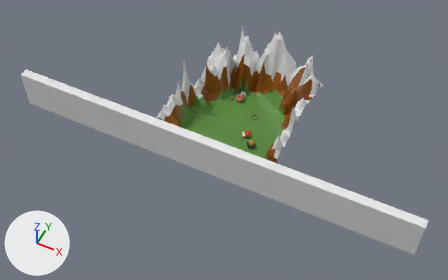
One commit to the glTF model public/text.glb: the scene before it, then after it.
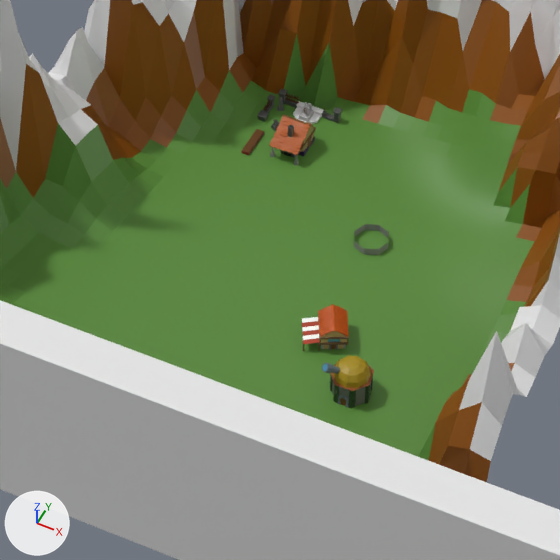
There are two pictures of each version: one whole from a camera (50 mm lens) standing at (46.2, -101.2, 113.9) and looking at (0.9, -10.6, 0.8), one close up on the part from 41% to 65% of the width and 26% to 64% of the height. Every picture has the same lights, and +X, +Y and +Z are marked at lower left. Where no turn or scale is listed for an object, it has been applied to the vertices.

In view in the first close-up: 'Bakery', 'BlackSmith_Shop', 'Cube.001', 'Table_bakery', 'Terrain.001', 'Windmill.001', 'Wizard_Shop'.
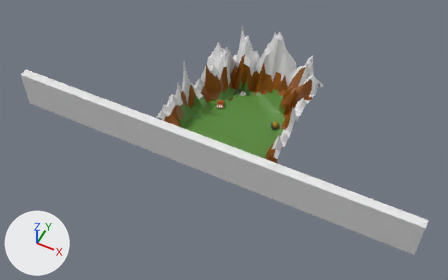
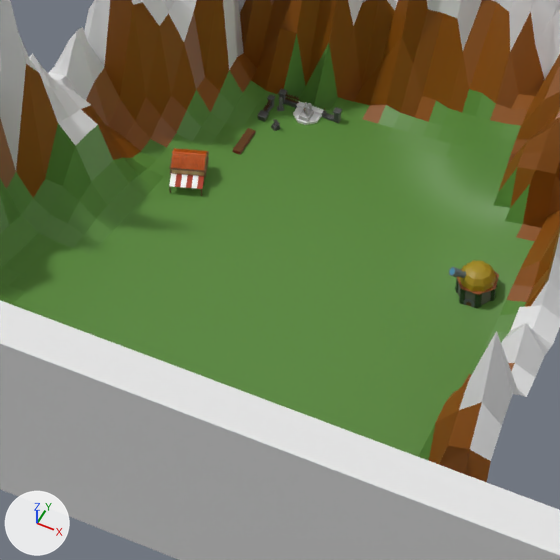
Pixel boxes (x1, y1, x2, y2) of what changed, in the close-ups (560 x 560 px):
'Wizard_Shop', moved
    before: (322, 356, 374, 408)
    after: (449, 260, 499, 308)
'Bakery', moved, turned
    before: (302, 304, 349, 351)
    after: (169, 148, 209, 196)
'BlackSmith_Shop', deleted (brown)
    before: (269, 115, 316, 165)
    faces in mat_roof_blacksmith (brown #b25715): (269, 117, 316, 155)
    faces in mat_wood_blacksmith (brown #754a1c): (269, 115, 316, 156)
'Table_bakery', moved
    before: (241, 129, 264, 155)
    after: (233, 128, 255, 155)
'Windmill.001', deleted
    before: (354, 224, 389, 255)

What changed in the scene script:
```text
Change ob_bakery:
    ob_bakery.location: (5.27, -6.22, 0.97) -> (-5.56, 0.44, 0.97)
    ob_bakery.rotation_euler: (0.0, 0.0, -1.088) -> (0.0, 0.0, 0.346)  # degrees (0, 0, -62) -> degrees (0, 0, 20)
Change ob_wizard_shop:
    ob_wizard_shop.location: (7.46, -9.26, 0.57) -> (10.21, -1.18, 0.57)
Remove ob_windmill_001:
    ob_windmill_001 = bpy.data.objects.new('Windmill.001', me_cube_036)
    ob_windmill_001.location = (4.28, -0.09, 2.24)
Remove ob_blacksmith_shop:
    ob_blacksmith_shop = bpy.data.objects.new('BlackSmith_Shop', me_cube_070)
    ob_blacksmith_shop.location = (-1.83, 4.55, 0.49)
Change ob_table_bakery:
    ob_table_bakery.location: (-3.74, 3.77, 0.04) -> (-4.15, 3.63, 0.04)
```
